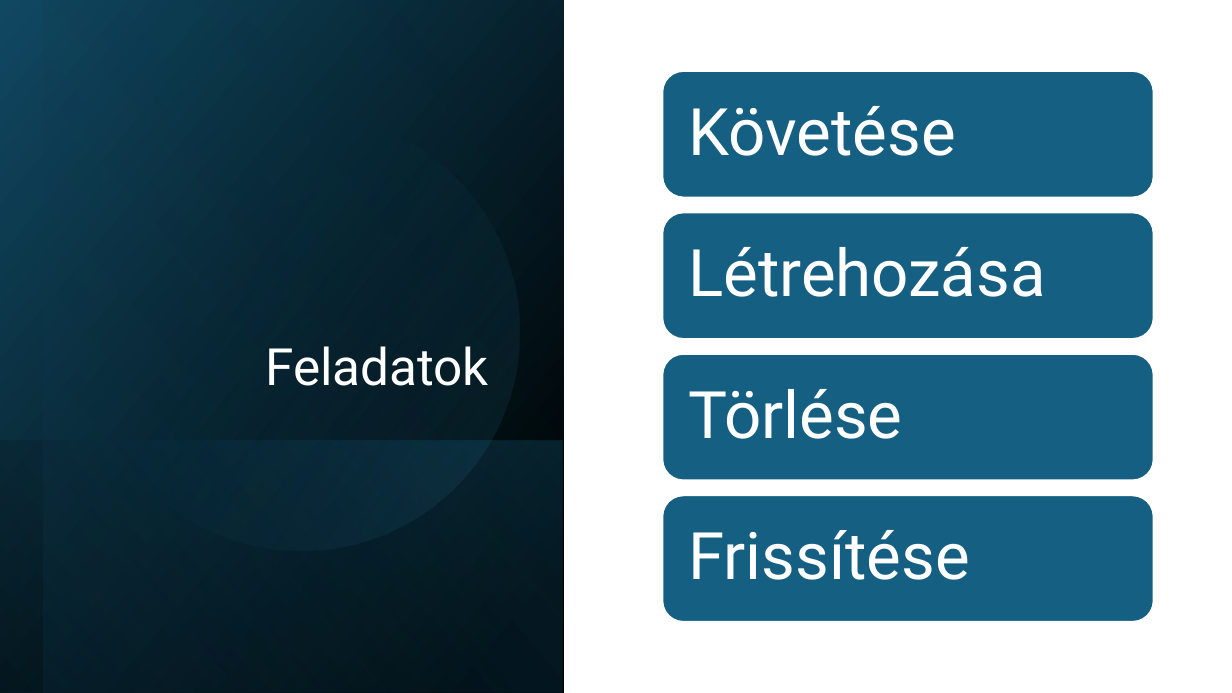
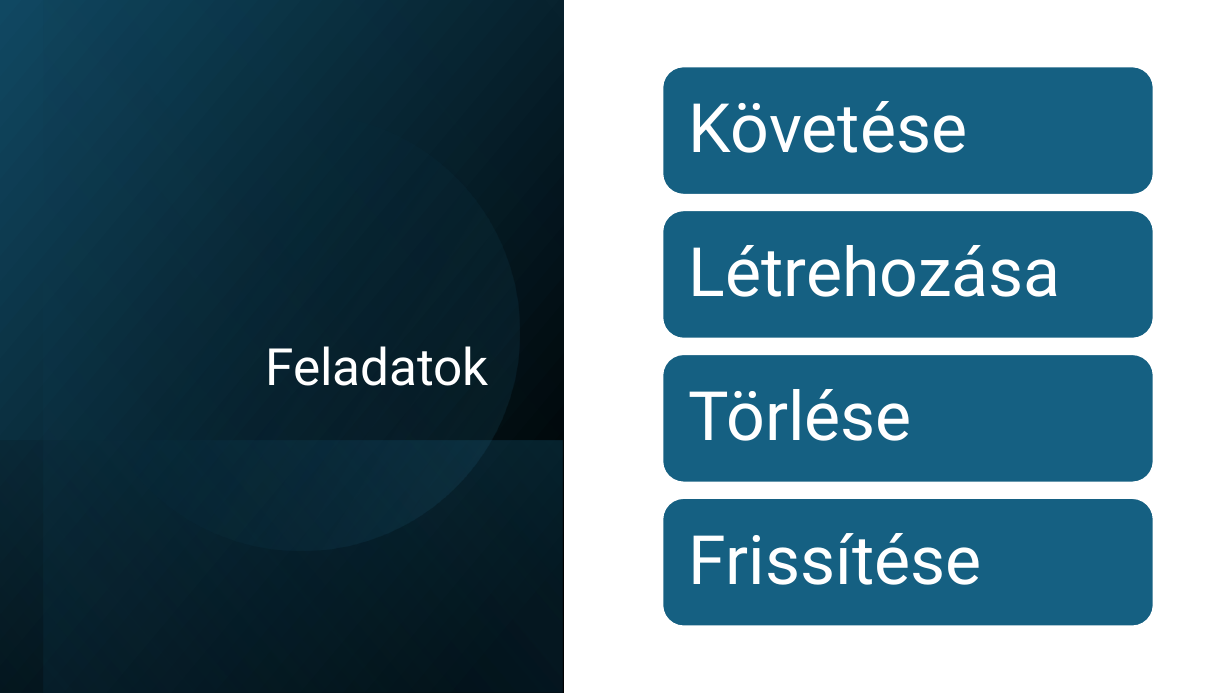
Before and after one commit to SzaboBence1027/QuickTick, a slide deck: slide 3 of To do list.pptx. Drawn at 1232x693 pixels with LibreOffice and Linux fonts; fonts in the diff are those of the drawing. Boxes give left, top, right and bottom in pixels: in the first picture for what was removed or moved away, otherwise in the second. Text is boxed around its words. In the diff, an @@ line names an element or a change of style, - is before the commit and + after.

```diff
--- a/To do list.pptx
+++ b/To do list.pptx
@@ rounded rectangle: place and size @@
-rounded rectangle at <box>663,71,1154,198</box>
+rounded rectangle at <box>663,67,1154,195</box>
@@ rounded rectangle: place and size @@
-rounded rectangle at <box>663,495,1154,622</box>
+rounded rectangle at <box>663,498,1154,627</box>
@@ size 51 to 53 pt in 4 elements at <box>689,389,912,441</box>, <box>689,245,1061,297</box>, <box>689,101,967,153</box>, <box>689,533,982,585</box> @@
```
Also in this commit, not shown: 3 other slides changed.
